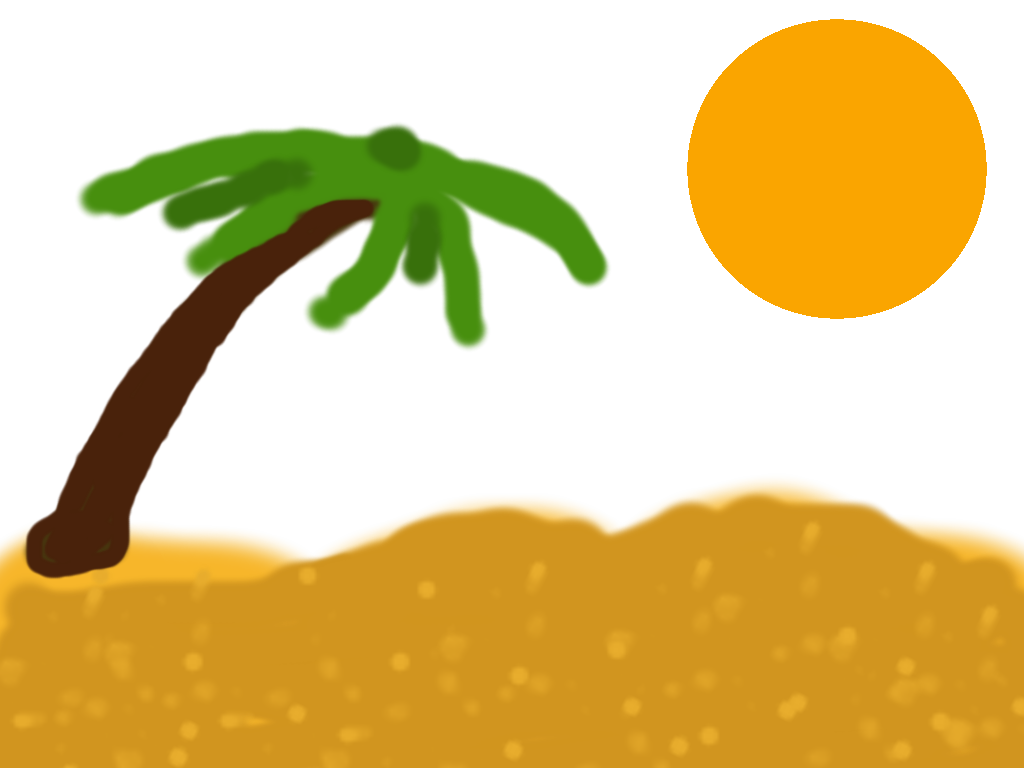
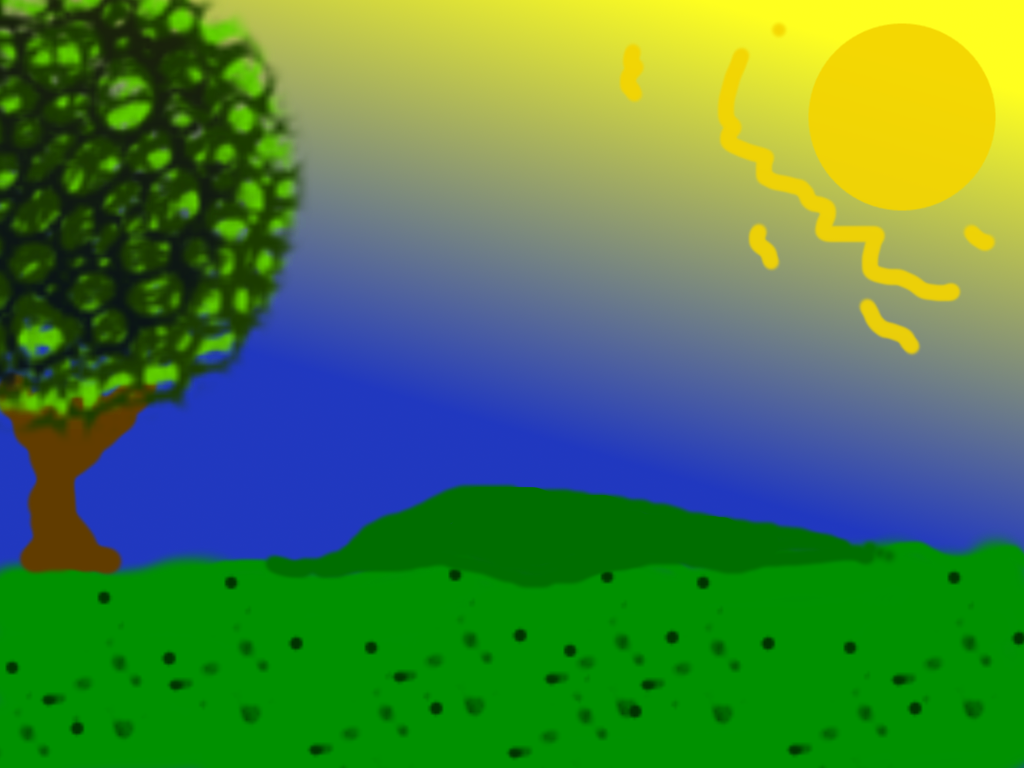
The second 1024x768 image is a revision of the first. Changes to its layers:
showed "Gras" over [0, 0, 1024, 768]
hid "Wüste", painted on it over [0, 19, 1024, 768]
showed "Himmel" over [0, 0, 1024, 768]
